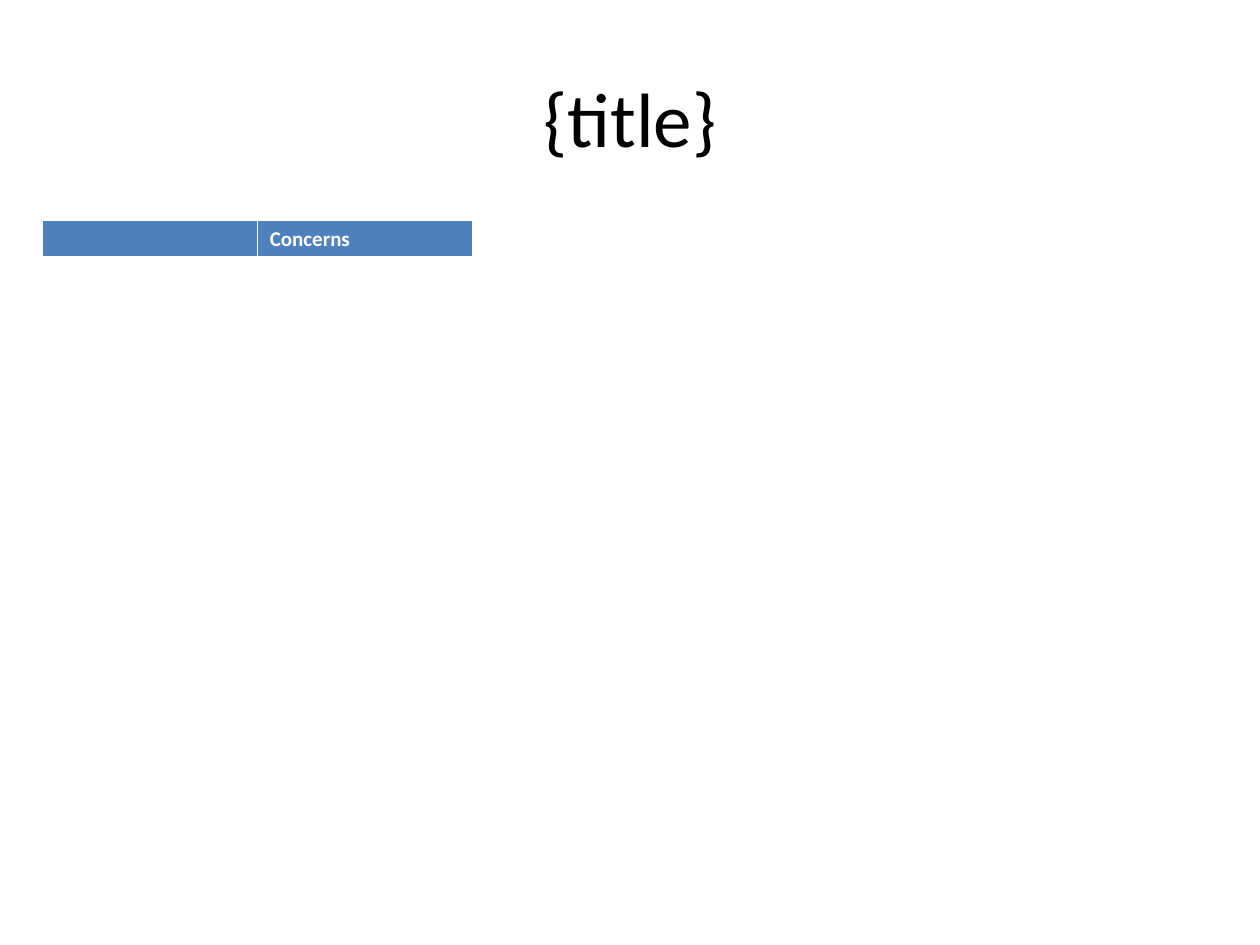
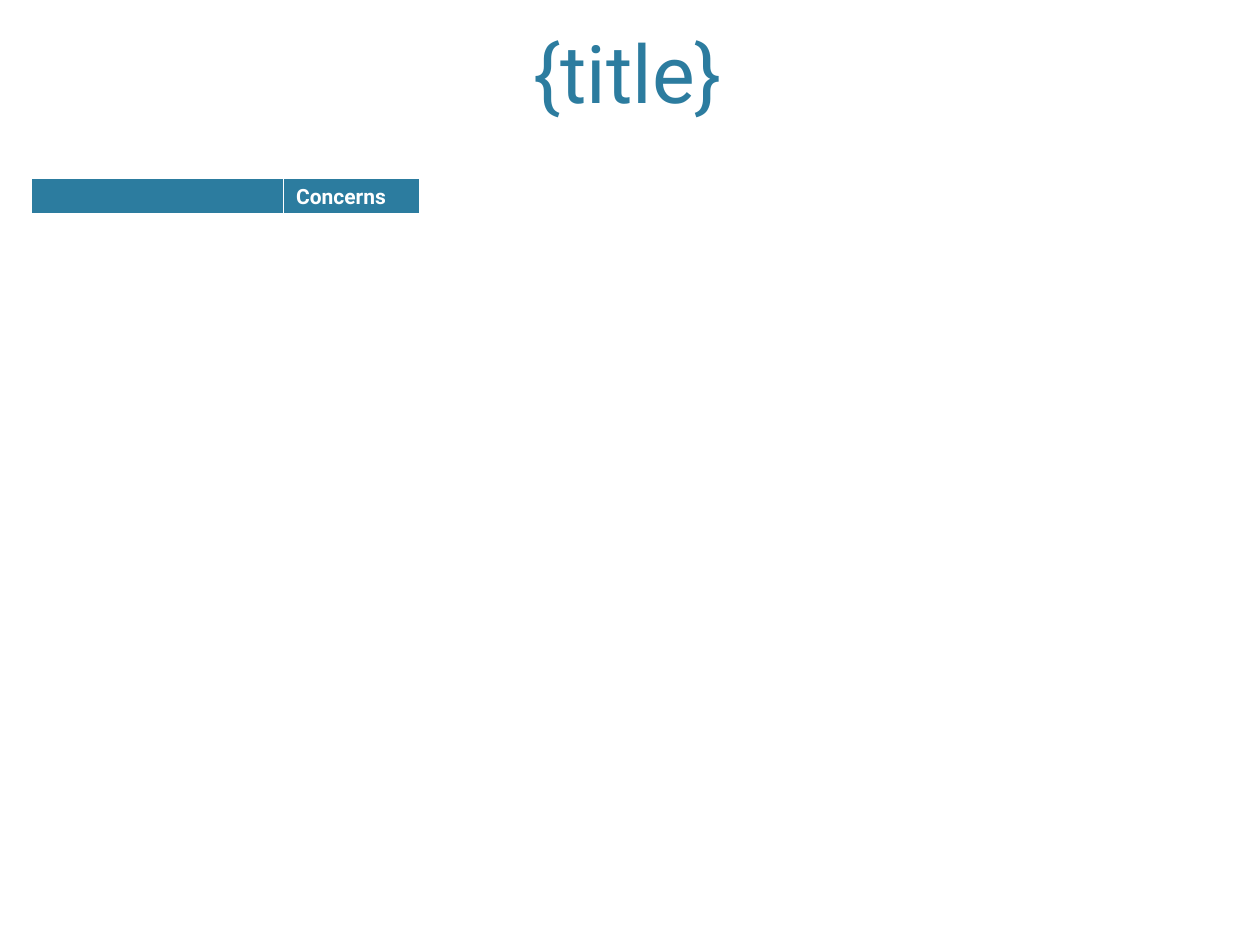
Before and after one commit to cmanteuffel/DecisionArchitect, a slide deck: slide 4 of DecisionViewpoints/Template.pptx (slide 3 before the commit). Drawn at 1260x945 pixels with LibreOffice and Linux fonts; fonts in the diff are those of the drawing; background and template pictures are left out. Boxes give left, top, right and bottom in pixels: in the first picture for what was removed or moved away, otherwise in the second. Text is boxed around its words. In the diff, an @@ line names an element or a change of style, - is before the commit and + after.

```diff
--- a/DecisionViewpoints/Template.pptx
+++ b/DecisionViewpoints/Template.pptx
@@ text "{title}": place and size @@
-text "{title}" at (543,91,716,158)
+text "{title}" at (533,40,722,118)
@@ text "{title}" at (533,40,722,118): size 44 to 46 pt, font Calibri to Roboto, text colour #000000 to #2C7C9F; vertical alignment middle to bottom @@
@@ table at (32,179,420,217) @@
@@ fill #4F81BD to #2C7C9F in row 1 @@
@@ font Calibri to Roboto @@
@@ table: place and size @@
-table at (42,220,472,258)
+table at (32,179,420,217)
```
Also in this commit, not shown: 2 other slides changed, 1 slide added, 2 other files.
